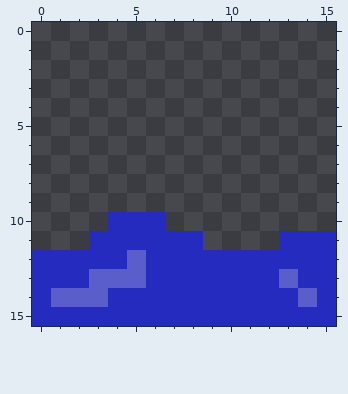
Pixel-art sprite: gfx/water.png. The picture above was drawn from the file before the commit.
The file is 16x16 pixels.
After:
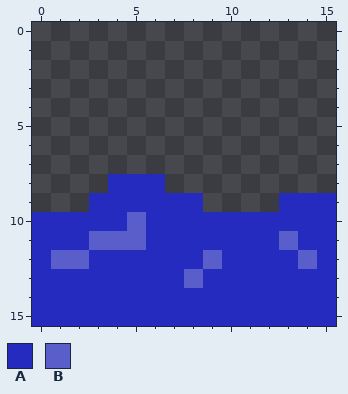
Palette (. is transparent): A #252bbf  B #5a5ecb
Edits made:
The edit adds colour A in row 8 at x 4 to 6; in row 9 at x 3 to 8 and 13 to 15; in row 10 at x 0 to 3 and 7 to 15; in row 11 at x 0 to 2 and 9 to 12.
Colour B gives way to colour A in row 12 at x 5; in row 13 at x 3 to 5 and 13; in row 14 at x 1 to 3 and 14.
Colour A gives way to colour B in row 10 at x 5; in row 11 at x 3 to 5 and 13; in row 12 at x 1 to 2, 9 and 14; in row 13 at x 8.
Pixel boxes of the changes (left, top, right, bottom) in both pictures:
changed: (32, 174, 336, 307)
